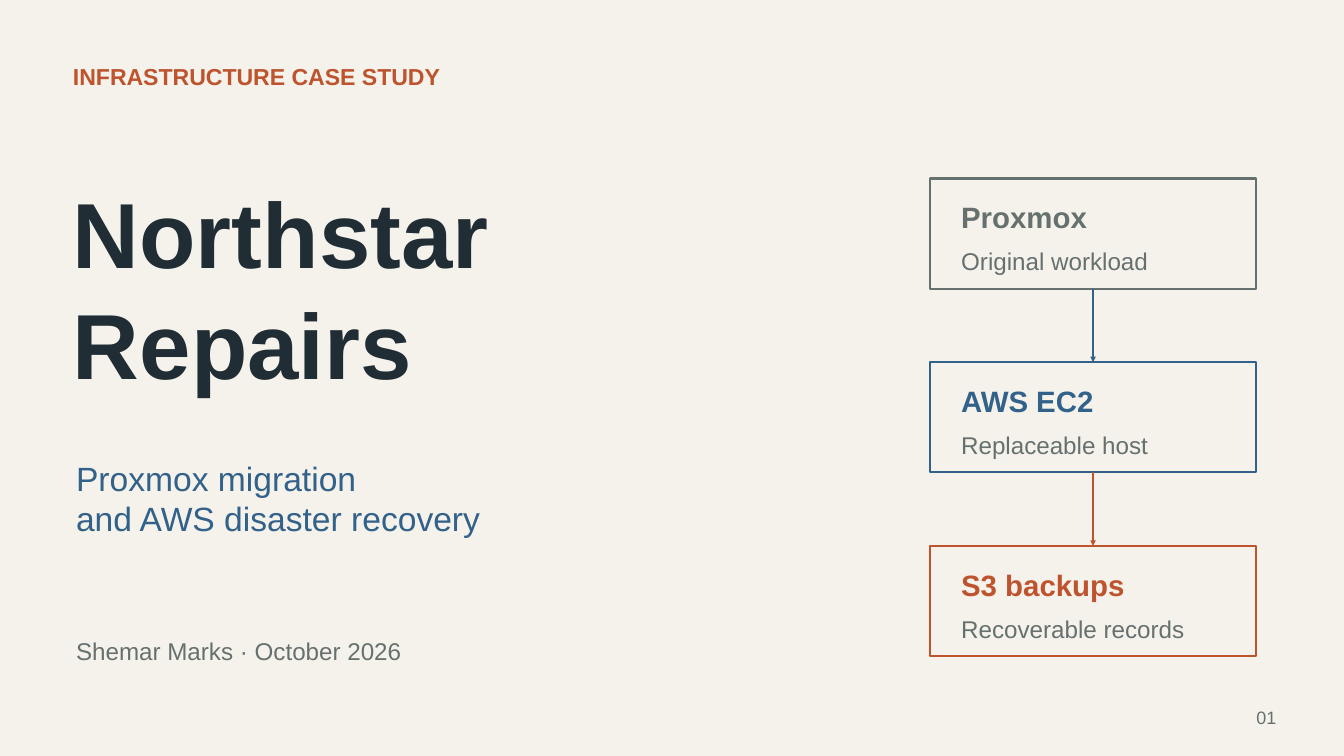
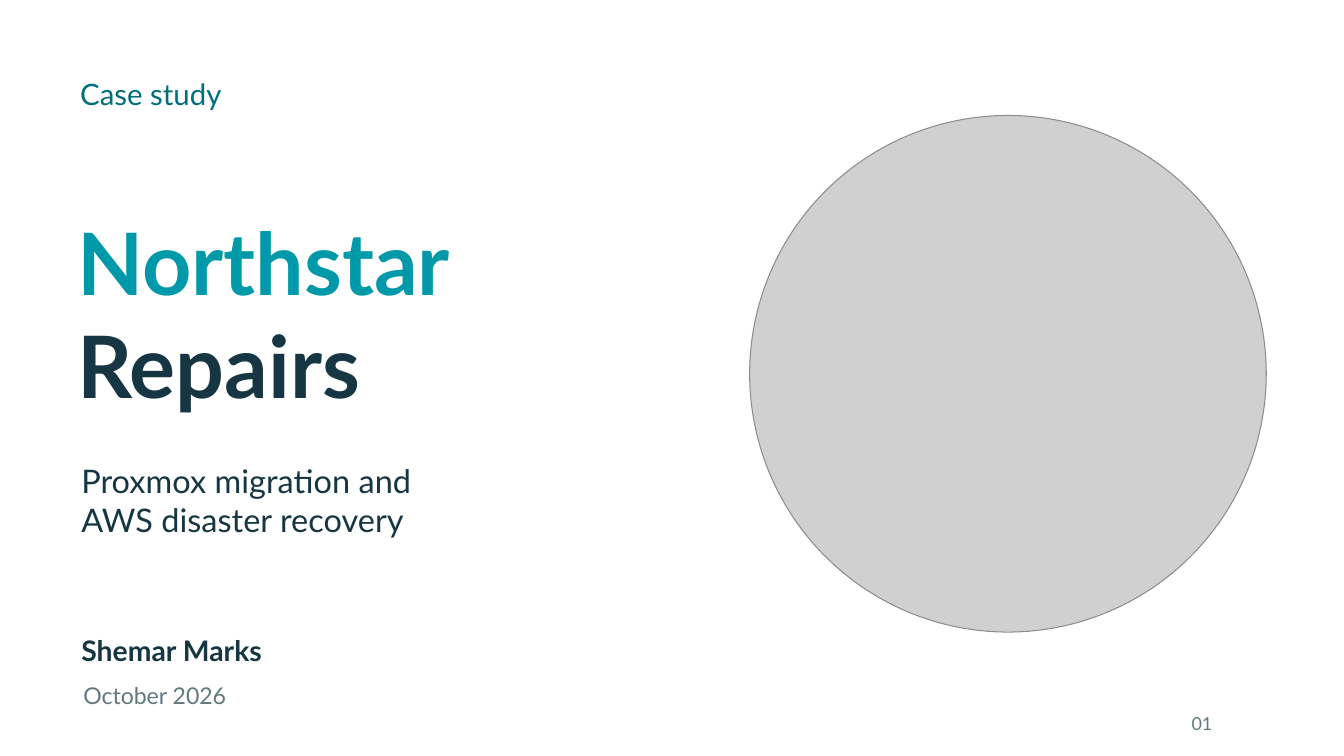
Before and after one commit to Shemarhn/northstar-aws-recovery, a slide deck: slide 1 of docs/presentation/Northstar-Repairs-Case-Study.pptx. Drawn at 1344x756 pixels with LibreOffice and Linux fonts; fonts in the diff are those of the drawing; grey boxes stand for pictures; background and template pictures are left out. Boxes give left, top, right and bottom in pixels: in the first picture for what was removed or moved away, otherwise in the second. Text is boxed around its words. In the diff, an @@ line names an element or a change of style, - is before the commit and + after.

Commit message:
Design Northstar case study with portrait and teal visual identity

```diff
--- a/docs/presentation/Northstar-Repairs-Case-Study.pptx
+++ b/docs/presentation/Northstar-Repairs-Case-Study.pptx
@@ background #F5F2EB to picture (left out) @@
@@ text at (80,83,221,110): text changed; size 16.5 to 21 pt; font Arial to Lato; text colour #BD542E to #006F7A; bold off @@
-INFRASTRUCTURE CASE STUDY
+Case study
@@ picture added at (750,116,1266,632) @@
@@ rectangle removed at (931,178,1256,288) @@
@@ text "Northstar": place and size @@
-text "Northstar" at (73,201,489,396)
+text "Northstar" at (77,231,450,296)
@@ text "Northstar" at (77,231,450,296): size 66 to 61.5 pt, font Arial to Lato, text colour #202D34 to #0099A9 @@
@@ text removed at (961,208,1087,228) @@
-Proxmox
@@ text removed at (961,252,1148,275) @@
-Original workload
@@ arrow removed from (1093, 288) to (1093, 362) @@
@@ text at (73,312,412,396): paragraph removed @@
-Repairs
@@ text added at (77,334,360,413), 61.5 pt, text #153642, bold @@
+Repairs
@@ rectangle removed at (931,362,1256,472) @@
@@ text removed at (961,391,1093,413) @@
-AWS EC2
@@ text removed at (961,436,1148,459) @@
-Replaceable host
@@ text at (81,469,411,538): text changed; size 24 to 23.2 pt; font Arial to Lato; text colour #32618A to #153642 @@
-Proxmox migration
-and AWS disaster recovery
+Proxmox migration and
+AWS disaster recovery
@@ arrow removed from (1093, 473) to (1093, 546) @@
@@ rectangle removed at (931,546,1256,656) @@
@@ text removed at (961,574,1124,601) @@
-S3 backups
@@ text removed at (961,620,1185,638) @@
-Recoverable records
@@ text at (81,640,262,662): text changed; size 17.2 to 20.2 pt; font Arial to Lato; text colour #66716F to #153642; bold on @@
-Shemar Marks · October 2026
+Shemar Marks
@@ text added at (83,687,226,704), 16.5 pt, text #627880 @@
+October 2026
@@ text "01": place and size @@
-text "01" at (1256,711,1276,724)
+text "01" at (1192,717,1213,730)
@@ text "01" at (1192,717,1213,730): font Arial to Lato, text colour #66716F to #627880 @@
```
Also in this commit, not shown: 7 other slides changed, 4 slides added, 4 slides removed, 21 other files.
